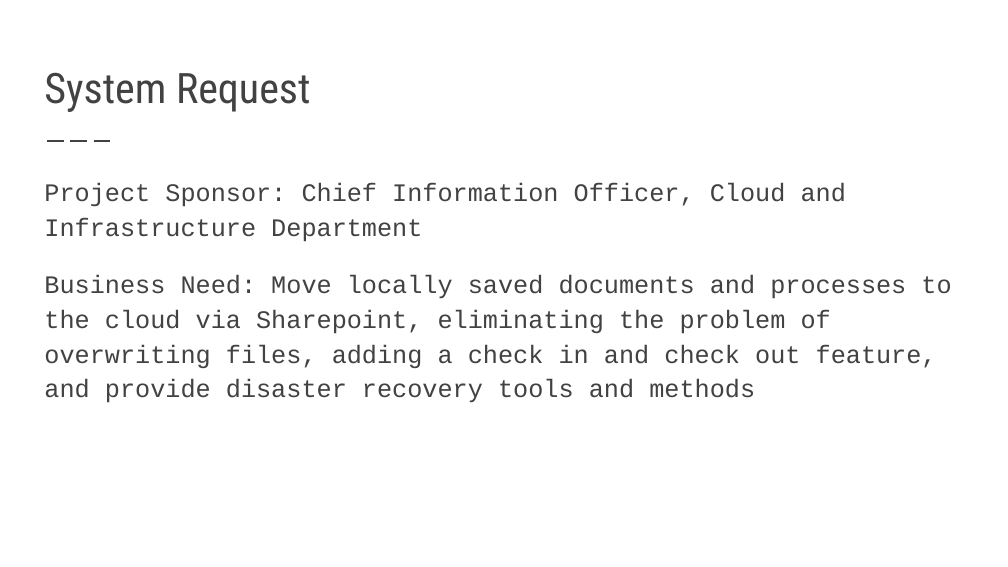
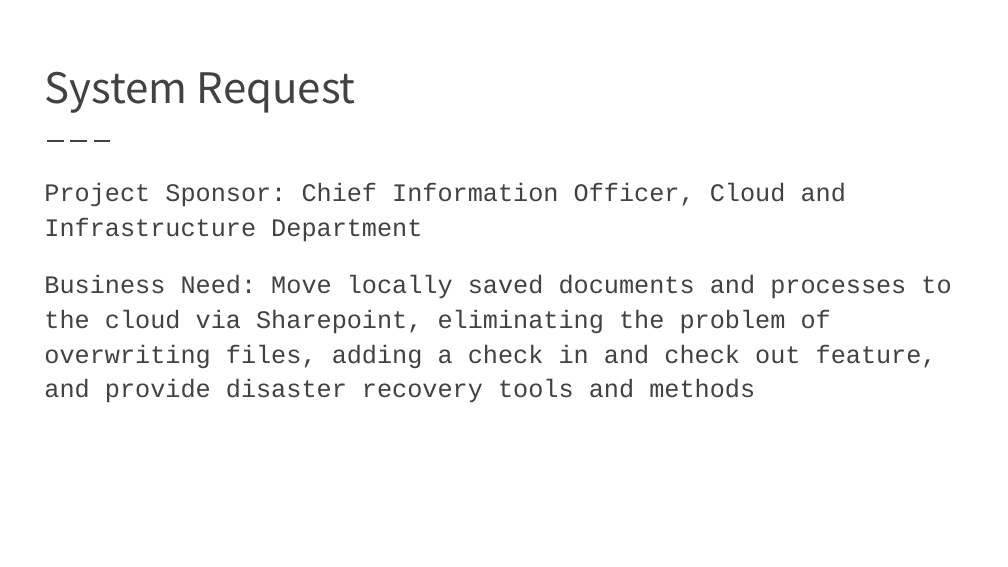
Before and after one commit to IS436TeamCloud/IS436TeamCloud, a slide deck: slide 2 of 436 - Deliverable 1 .pptx. Drawn at 1008x567 pixels with LibreOffice and Linux fonts; fonts in the diff are those of the drawing. Boxes give left, top, right and bottom in pixels: in the first picture for what was removed or moved away, otherwise in the second. Text is boxed around its words. In the diff, an @@ line names an element or a change of style, - is before the commit and + after.

```diff
--- a/436 - Deliverable 1 .pptx
+++ b/436 - Deliverable 1 .pptx
@@ title "System Request" at box(44, 71, 356, 113): font Roboto Condensed to Noto Sans CJK SC @@
```
Also in this commit, not shown: 8 other slides changed.
